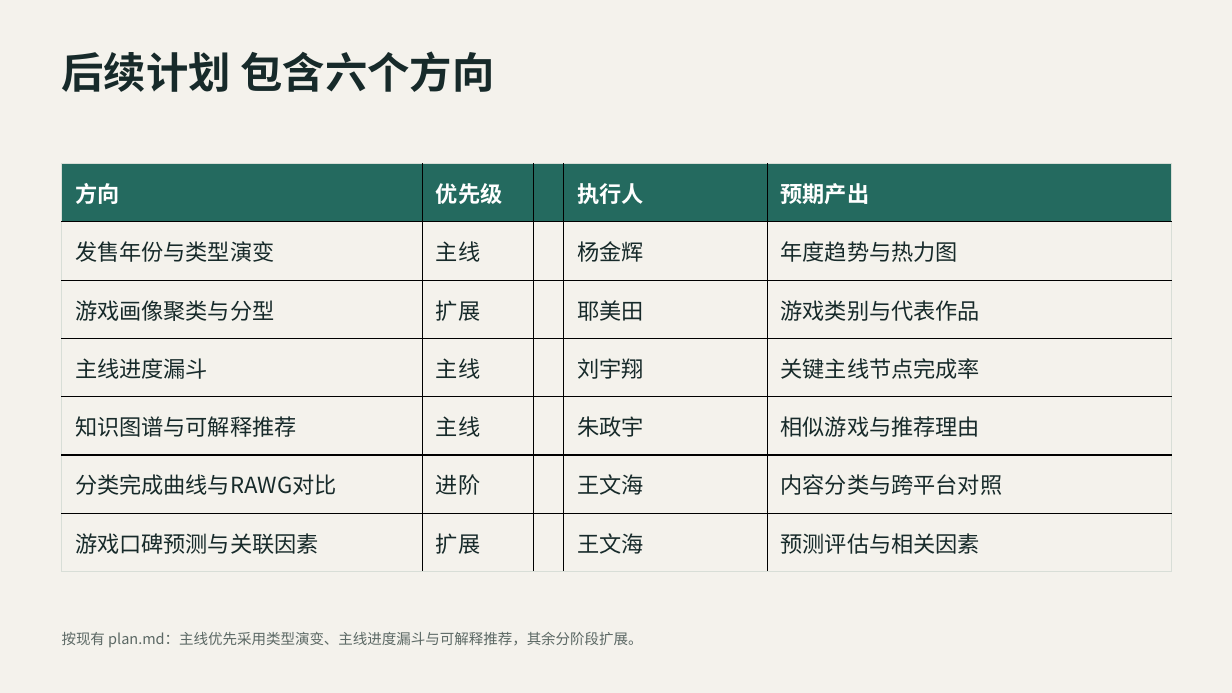
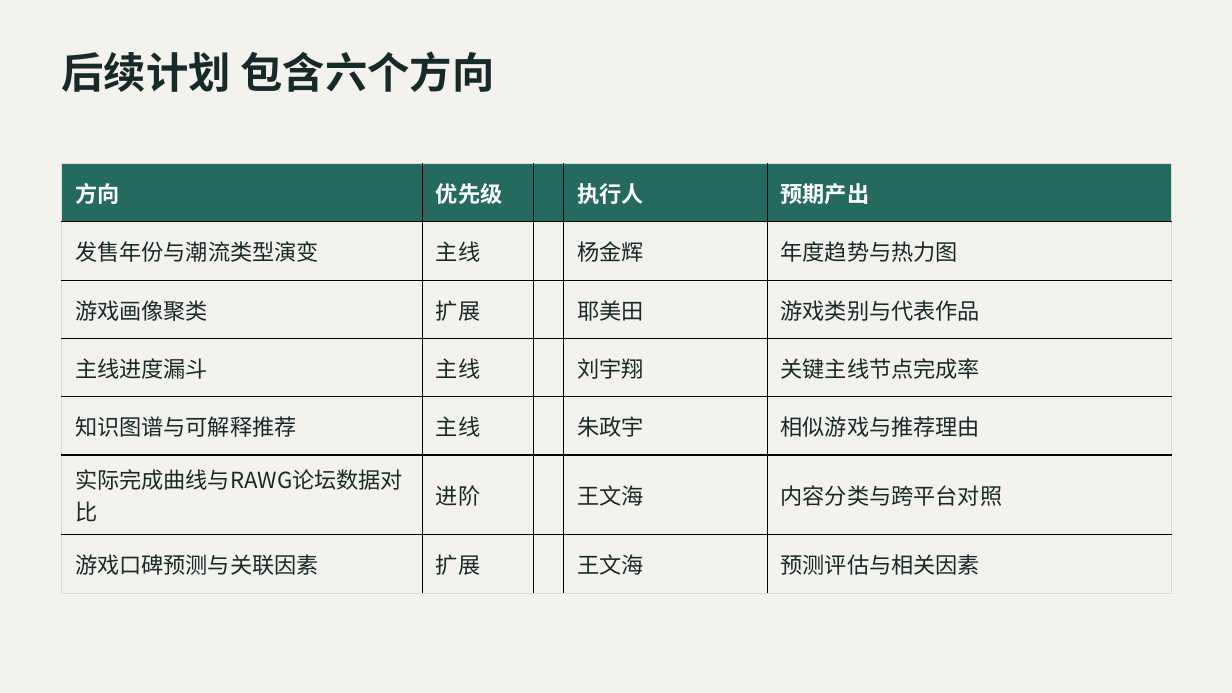
Before and after one commit to WwhdsOne/achievement-analytics, a slide deck: slide 6 of docs/presentations/数据获取与后续计划-2026-10-13-最终版.pptx. Drawn at 1232x693 pixels with LibreOffice and Linux fonts; fonts in the diff are those of the drawing. Boxes give left, top, right and bottom in pixels: in the first picture for what was removed or moved away, otherwise in the second. Text is boxed around its words. In the diff, an @@ line names an element or a change of style, - is before the commit and + after.

```diff
--- a/docs/presentations/数据获取与后续计划-2026-10-13-最终版.pptx
+++ b/docs/presentations/数据获取与后续计划-2026-10-13-最终版.pptx
@@ table at <box>62,164,1172,579</box> @@
-row 2, column 1: 发售年份与类型演变
+row 2, column 1: 发售年份与潮流类型演变
-row 3, column 1: 游戏画像聚类与分型
+row 3, column 1: 游戏画像聚类
-row 6, column 1: 分类完成曲线与RAWG对比
+row 6, column 1: 实际完成曲线与RAWG论坛数据对比
@@ text removed at <box>62,632,642,647</box> @@
-按现有 plan.md：主线优先采用类型演变、主线进度漏斗与可解释推荐，其余分阶段扩展。
```
Also in this commit, not shown: 2 other slides changed, 19 other files.
